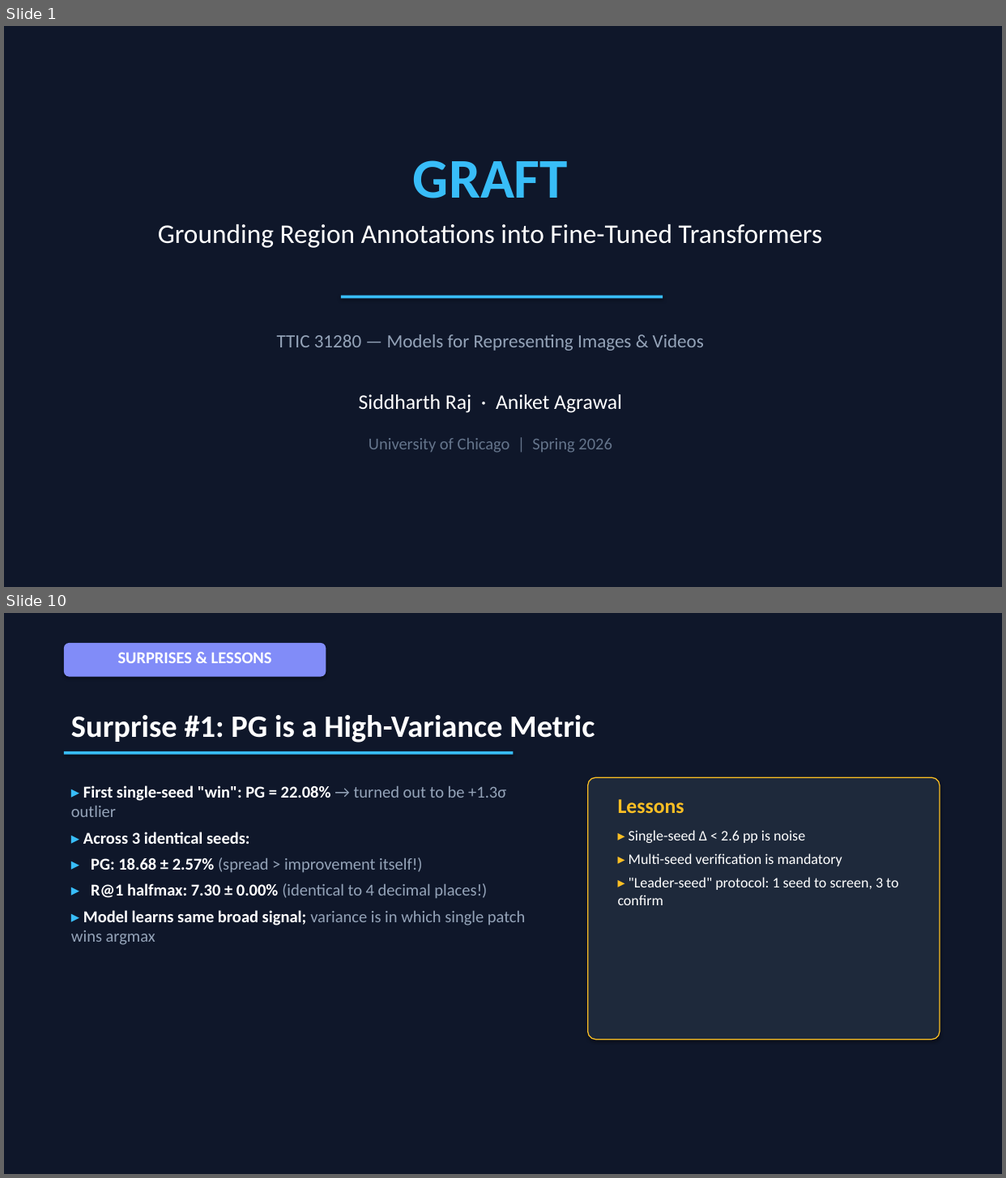
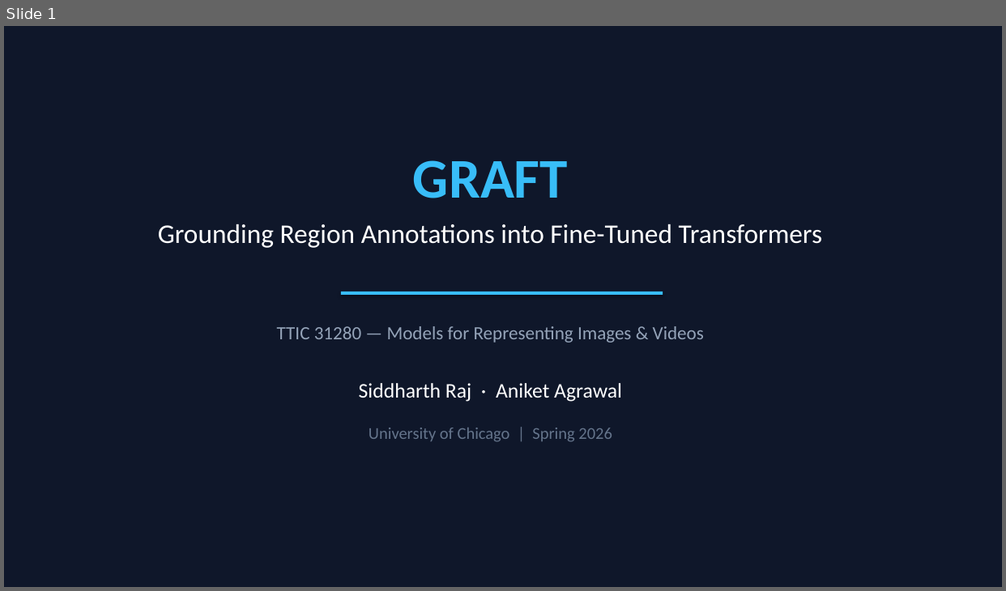
Before and after one commit to Ani0202/region-grounded, a slide deck: presentation/graft_presentation.pptx. Shown one above the other, each under a label of ours: slides 1 and 10 before the commit, slide 1 after it; the slides between them are not shown. The pictures are 1006x1178 and 1006x591 pixels, drawn with LibreOffice and Linux fonts; fonts in the diff are those of the drawing. Boxes give left, top, right and bottom in pixels: in the first picture for what was removed or moved away, otherwise in the second. Text is boxed around its words. In the diff, an @@ line names an element or a change of style, - is before the commit and + after.

```diff
--- a/presentation/graft_presentation.pptx
+++ b/presentation/graft_presentation.pptx
@@ slide 10 removed at (4,613,1002,1174), background #0F172A @@
@@ rounded rectangle removed at (64,643,326,677) @@
@@ text removed at (118,652,272,663) @@
-SURPRISES & LESSONS
@@ text removed at (71,715,594,743) @@
-Surprise #1: PG is a High-Variance Metric
@@ rectangle removed at (64,752,513,755) @@
@@ rounded rectangle removed at (588,777,940,1040) @@
@@ text removed at (71,786,525,945) @@
-▸ First single-seed "win": PG = 22.08% → turned out to be +1.3σ outlier
-▸ Across 3 identical seeds:
-▸ PG: 18.68 ± 2.57% (spread > improvement itself!)
-▸ R@1 halfmax: 7.30 ± 0.00% (identical to 4 decimal places!)
-▸ Model learns same broad signal; variance is in which single patch wins argmax
@@ text removed at (618,799,684,813) @@
-Lessons
@@ text removed at (618,830,898,905) @@
-▸ Single-seed Δ < 2.6 pp is noise
-▸ Multi-seed verification is mandatory
-▸ "Leader-seed" protocol: 1 seed to screen, 3 to confirm
@@ slide 1 changed as well @@
@@ rectangle: place and size @@
-rectangle at (341,296,663,298)
+rectangle at (341,292,663,295)
@@ text "TTIC 31280 — Models for ...": place and size @@
-text "TTIC 31280 — Models for ..." at (277,335,704,351)
+text "TTIC 31280 — Models for ..." at (277,327,704,343)
@@ text "Siddharth Raj · Aniket Agrawal": place and size @@
-text "Siddharth Raj · Aniket Agrawal" at (359,395,622,413)
+text "Siddharth Raj · Aniket Agrawal" at (359,383,622,402)
@@ text "University of Chicago | Spring ...": place and size @@
-text "University of Chicago | Spring ..." at (368,438,612,453)
+text "University of Chicago | Spring ..." at (368,428,612,442)
```
Also in this commit, not shown: 9 other slides changed, 6 slides added, 3 other slides removed, 1 other file.
